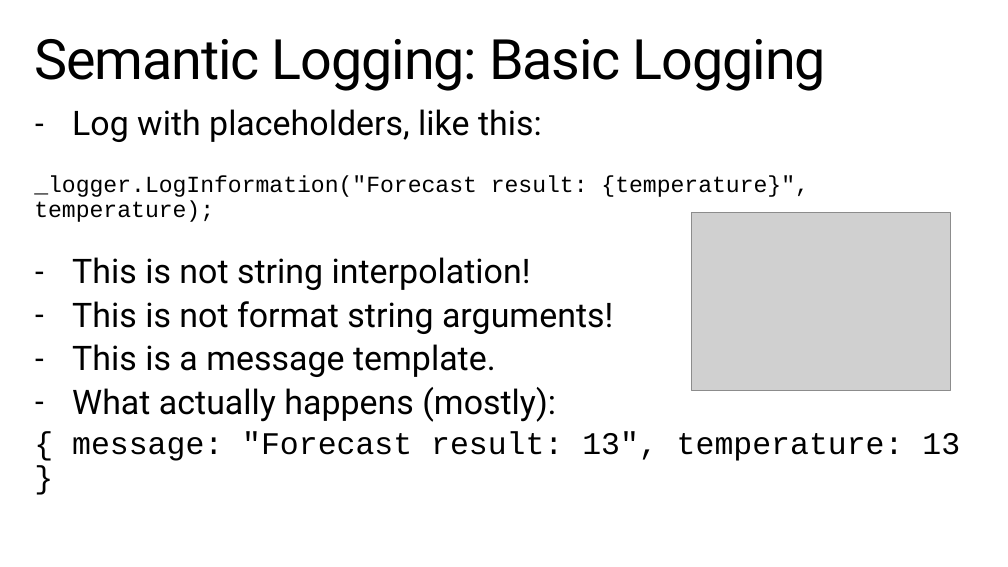
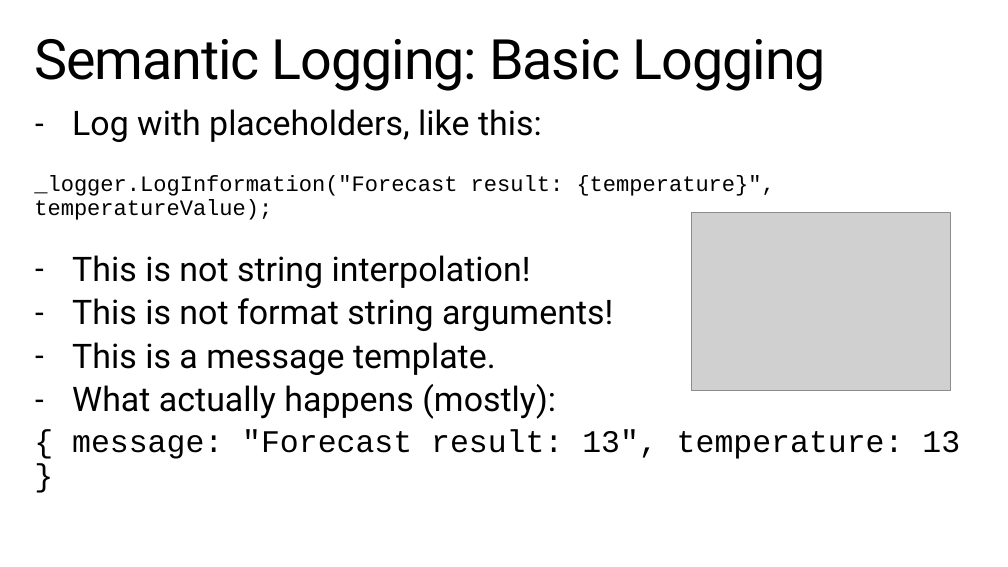
Before and after one commit to StephenCleary/Presentations, a slide deck: slide 15 of Telemetry/Logging Hero.pptx. Drawn at 1008x567 pixels with LibreOffice and Linux fonts; fonts in the diff are those of the drawing; grey boxes stand for pictures; background and template pictures are left out. Boxes give left, top, right and bottom in pixels: in the first picture for what was removed or moved away, otherwise in the second. Text is boxed around its words. In the diff, an @@ line names an element or a change of style, - is before the commit and + after.

```diff
--- a/Telemetry/Logging Hero.pptx
+++ b/Telemetry/Logging Hero.pptx
@@ text at (34,175,775,220): text changed; size 22 to 21 pt @@
-_logger.LogInformation("Forecast result: {temperature}", temperature);
+_logger.LogInformation("Forecast result: {temperature}", temperatureValue);
```
Also in this commit, not shown: 3 other slides changed, 10 slides added, 1 other file.
